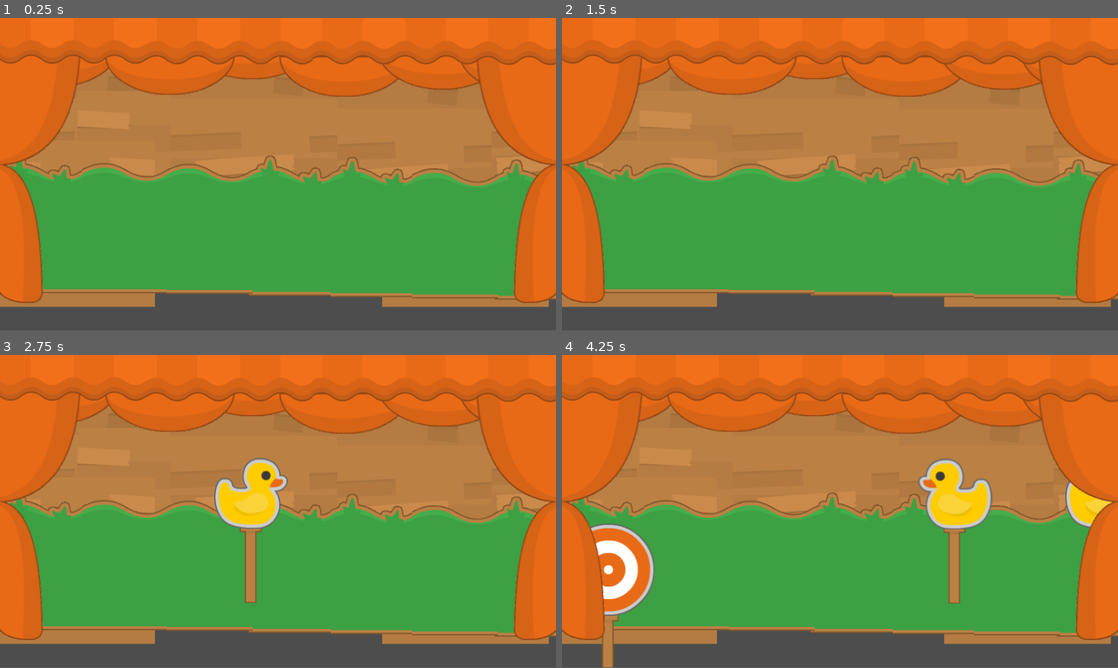
Above: before the commit, frames 1-4 (two rows, left to right).
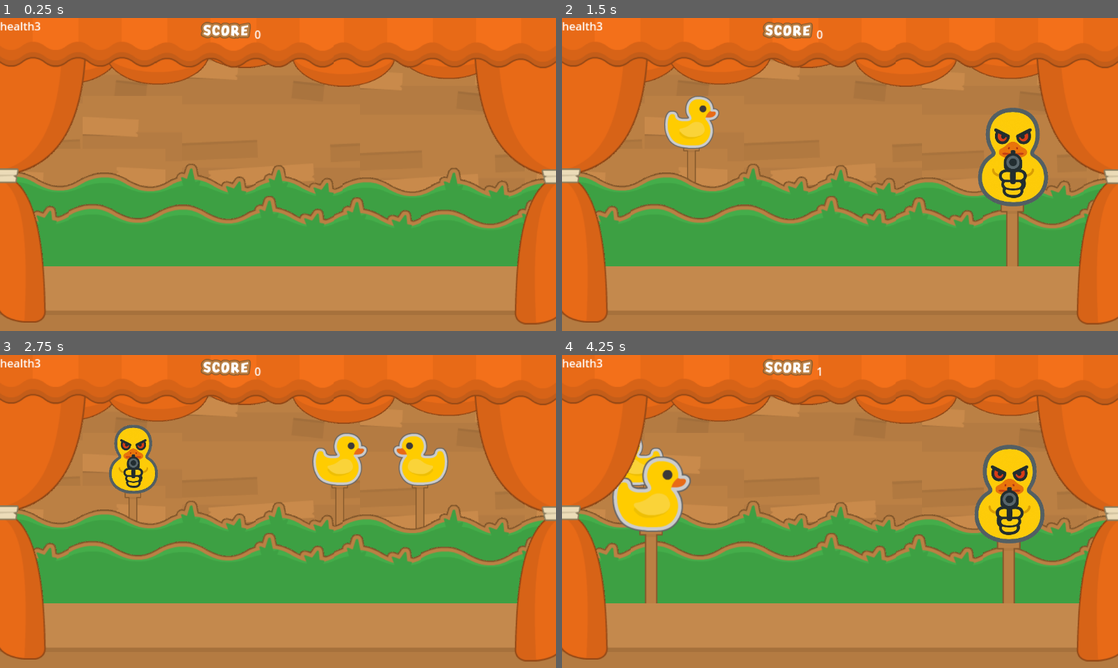
Above: after the commit, the same moments.

Repository: lordlolipop/DuckDuckHunt
Game: Godot game, scene res://Sences/Main_level/main_level.tscn
Two runs of this game, one before a commit and one after it. Both use one fixed random seed, a clock stepped at 60 frames per second and the inputs below. The project has no main scene, so this scene is started directly.
Inputs (mouse positions are in pixels of both pictures, inside the frame that each line leads up to):
- Up to frame 1 (0.25 s): no input
- Up to frame 2 (1.5 s): tap Enter at 0.5 s; move the mouse to (962, 158) at 0.52 s; click (962, 158) at 0.67 s; move the mouse to (878, 190) at 1.27 s; click (878, 190) at 1.42 s
- Up to frame 3 (2.75 s): move the mouse to (333, 442) at 2.02 s; click (333, 442) at 2.17 s
- Up to frame 4 (4.25 s): move the mouse to (812, 574) at 2.77 s; click (812, 574) at 2.92 s; move the mouse to (901, 455) at 3.52 s; click (901, 455) at 3.67 s
In our replay, the window is 800x449 before the commit and 800x450 after it. These sizes can differ from the game's own. Grey fills any space a smaller window leaves; there, only what the larger window draws over its background counts as a difference.

The runs differ from the first frame. In frame 1, 30% of the frame differs, in the area x 0-100%, y 1-100%; in frame 2, 35%; in frame 3, 36%; in frame 4, 40%.

Commit message:
v0.3
undercover ducks.

Diff:
--- a/Sences/Main_level/main_level.tscn
+++ b/Sences/Main_level/main_level.tscn
@@ -9,10 +9,14 @@
 [ext_resource type="Texture2D" uid="uid://vyk8u31cj8pw" path="res://Assets/PNG/Stall/curtain_top.png" id="5_xywcn"]
 [ext_resource type="Texture2D" uid="uid://b6lf7yox8lspp" path="res://Assets/PNG/Stall/curtain.png" id="6_eqeco"]
 [ext_resource type="Texture2D" uid="uid://deuwydtwbwmtb" path="res://Assets/PNG/Stall/curtain_straight.png" id="7_mb21o"]
+[ext_resource type="Texture2D" uid="uid://bqc6h6nmoa21b" path="res://Assets/Sample.png" id="10_mb21o"]
+[ext_resource type="Texture2D" uid="uid://c6pwu1h0sfpjb" path="res://Assets/PNG/Stall/curtain_rope.png" id="11_4yvw5"]
+[ext_resource type="Texture2D" uid="uid://5laem7y2uiv3" path="res://Assets/PNG/HUD/text_score_small.png" id="12_mcwy2"]
 
 [node name="Main_level" type="Node2D"]
 
 [node name="backround" type="CanvasGroup" parent="."]
+scale = Vector2(1.6, 1.6)
 
 [node name="BgWood" type="Sprite2D" parent="backround"]
 position = Vector2(135, 157)
@@ -35,7 +39,7 @@
 texture = ExtResource("4_s2w28")
 
 [node name="BgWood2" type="Sprite2D" parent="backround"]
-position = Vector2(852, 154)
+position = Vector2(862, 86)
 texture = ExtResource("4_s2w28")
 
 [node name="BgWood3" type="Sprite2D" parent="backround"]
@@ -46,7 +50,46 @@
 position = Vector2(390, 158)
 texture = ExtResource("4_s2w28")
 
+[node name="Target_Spawner2" parent="." instance=ExtResource("1_71bqw")]
+scale = Vector2(1.6, 1.6)
+y_pos = 150
+scalemultiplayer = Vector2(0.7, 0.7)
+
+[node name="GrassLain2" type="CanvasGroup" parent="."]
+position = Vector2(-224, -3)
+scale = Vector2(1.6, 1.6)
+
+[node name="Grass4" type="Sprite2D" parent="GrassLain2"]
+position = Vector2(448, 319)
+texture = ExtResource("2_eqeco")
+
+[node name="Grass5" type="Sprite2D" parent="GrassLain2"]
+position = Vector2(574, 321)
+texture = ExtResource("2_eqeco")
+
+[node name="Grass7" type="Sprite2D" parent="GrassLain2"]
+position = Vector2(826, 325)
+texture = ExtResource("2_eqeco")
+
+[node name="Grass1" type="Sprite2D" parent="GrassLain2"]
+position = Vector2(192, 323)
+texture = ExtResource("3_mb21o")
+
+[node name="Grass6" type="Sprite2D" parent="GrassLain2"]
+position = Vector2(699, 331)
+texture = ExtResource("3_mb21o")
+
+[node name="Grass8" type="Sprite2D" parent="GrassLain2"]
+position = Vector2(956.875, 332.5)
+texture = ExtResource("3_mb21o")
+
+[node name="Grass3" type="Sprite2D" parent="GrassLain2"]
+position = Vector2(322, 324)
+texture = ExtResource("3_mb21o")
+
 [node name="GrassLain" type="CanvasGroup" parent="."]
+position = Vector2(-44, 71)
+scale = Vector2(1.6, 1.6)
 
 [node name="Grass2" type="Sprite2D" parent="GrassLain"]
 position = Vector2(63, 315)
@@ -77,6 +120,101 @@
 texture = ExtResource("3_mb21o")
 
 [node name="Target_Spawner" parent="." instance=ExtResource("1_71bqw")]
+scale = Vector2(1.6, 1.6)
+
+[node name="Curtains" type="CanvasGroup" parent="."]
+scale = Vector2(1.6, 1.6)
+
+[node name="ColorRect3" type="ColorRect" parent="Curtains"]
+offset_left = -15.0
+offset_top = 391.0
+offset_right = 25.0
+offset_bottom = 431.0
+scale = Vector2(21.658, 1.59003)
+color = Color(0.65098, 0.443137, 0.235294, 1)
+
+[node name="ColorRect" type="ColorRect" parent="Curtains"]
+offset_left = -12.0
+offset_top = 427.0
+offset_right = 28.0
+offset_bottom = 467.0
+scale = Vector2(21.658, 1.59003)
+color = Color(0.705882, 0.482353, 0.258824, 1)
+
+[node name="ColorRect2" type="ColorRect" parent="Curtains"]
+offset_left = -7.0
+offset_top = 357.0
+offset_right = 33.0
+offset_bottom = 397.0
+scale = Vector2(21.658, 1.59003)
+color = Color(0.768627, 0.537255, 0.301961, 1)
+
+[node name="CurtainTop" type="Sprite2D" parent="Curtains"]
+position = Vector2(96.25, 71.25)
+scale = Vector2(0.75, 0.75)
+texture = ExtResource("5_xywcn")
+
+[node name="CurtainTop2" type="Sprite2D" parent="Curtains"]
+position = Vector2(352.75, 48)
+scale = Vector2(0.75, 0.75)
+texture = ExtResource("5_xywcn")
+
+[node name="CurtainTop3" type="Sprite2D" parent="Curtains"]
+position = Vector2(494.75, 75)
+scale = Vector2(0.75, 0.75)
+texture = ExtResource("5_xywcn")
+
+[node name="CurtainTop4" type="Sprite2D" parent="Curtains"]
+position = Vector2(645.75, 64)
+scale = Vector2(0.75, 0.75)
+texture = ExtResource("5_xywcn")
+
+[node name="CurtainTop5" type="Sprite2D" parent="Curtains"]
+position = Vector2(770.75, 69)
+scale = Vector2(0.75, 0.75)
+texture = ExtResource("5_xywcn")
+
+[node name="CurtainTop6" type="Sprite2D" parent="Curtains"]
+position = Vector2(226.75, 72)
+scale = Vector2(0.75, 0.75)
+texture = ExtResource("5_xywcn")
+
+[node name="Curtain" type="Sprite2D" parent="Curtains"]
+position = Vector2(59, 225)
+texture = ExtResource("6_eqeco")
+
+[node name="Curtain2" type="Sprite2D" parent="Curtains"]
+position = Vector2(747.5, 227.5)
+texture = ExtResource("6_eqeco")
+flip_h = true
+
+[node name="CurtainStraight" type="Sprite2D" parent="Curtains"]
+position = Vector2(96, 31)
+texture = ExtResource("7_mb21o")
+
+[node name="CurtainStraight4" type="Sprite2D" parent="Curtains"]
+position = Vector2(861, 33)
+texture = ExtResource("7_mb21o")
+
+[node name="CurtainStraight2" type="Sprite2D" parent="Curtains"]
+position = Vector2(606, 32)
+texture = ExtResource("7_mb21o")
+
+[node name="CurtainStraight3" type="Sprite2D" parent="Curtains"]
+position = Vector2(352, 32)
+texture = ExtResource("7_mb21o")
+
+[node name="Sample" type="Sprite2D" parent="Curtains"]
+position = Vector2(1990, 321)
+texture = ExtResource("10_mb21o")
+
+[node name="CurtainRope" type="Sprite2D" parent="Curtains"]
+position = Vector2(7, 227)
+texture = ExtResource("11_4yvw5")
+
+[node name="CurtainRope2" type="Sprite2D" parent="Curtains"]
+position = Vector2(799.375, 228.125)
+texture = ExtResource("11_4yvw5")
 
 [node name="Score" type="Label" parent="."]
 anchors_preset = 8
@@ -84,66 +222,21 @@
 anchor_top = 0.5
 anchor_right = 0.5
 anchor_bottom = 0.5
-offset_left = 517.0
-offset_top = 3.0
-offset_right = 695.0
-offset_bottom = 53.0
+offset_left = 586.0
+offset_top = 19.0
+offset_right = 764.0
+offset_bottom = 69.0
 grow_horizontal = 2
 grow_vertical = 2
+scale = Vector2(1.6, 1.6)
 script = ExtResource("2_71bqw")
 
 [node name="helth" type="Label" parent="."]
 offset_right = 40.0
 offset_bottom = 23.0
+scale = Vector2(1.6, 1.6)
 script = ExtResource("3_5q0sq")
 
-[node name="Curtains" type="CanvasGroup" parent="."]
-
-[node name="CurtainTop" type="Sprite2D" parent="Curtains"]
-position = Vector2(83, 75)
-texture = ExtResource("5_xywcn")
-
-[node name="CurtainTop2" type="Sprite2D" parent="Curtains"]
-position = Vector2(387, 63)
-texture = ExtResource("5_xywcn")
-
-[node name="CurtainTop3" type="Sprite2D" parent="Curtains"]
-position = Vector2(529, 90)
-texture = ExtResource("5_xywcn")
-
-[node name="CurtainTop4" type="Sprite2D" parent="Curtains"]
-position = Vector2(680, 79)
-texture = ExtResource("5_xywcn")
-
-[node name="CurtainTop5" type="Sprite2D" parent="Curtains"]
-position = Vector2(805, 84)
-texture = ExtResource("5_xywcn")
-
-[node name="CurtainTop6" type="Sprite2D" parent="Curtains"]
-position = Vector2(261, 87)
-texture = ExtResource("5_xywcn")
-
-[node name="Curtain" type="Sprite2D" parent="Curtains"]
-position = Vector2(59, 225)
-texture = ExtResource("6_eqeco")
-
-[node name="Curtain2" type="Sprite2D" parent="Curtains"]
-position = Vector2(796, 225)
-texture = ExtResource("6_eqeco")
-flip_h = true
-
-[node name="CurtainStraight" type="Sprite2D" parent="Curtains"]
-position = Vector2(96, 31)
-texture = ExtResource("7_mb21o")
-
-[node name="CurtainStraight4" type="Sprite2D" parent="Curtains"]
-position = Vector2(861, 33)
-texture = ExtResource("7_mb21o")
-
-[node name="CurtainStraight2" type="Sprite2D" parent="Curtains"]
-position = Vector2(606, 32)
-texture = ExtResource("7_mb21o")
-
-[node name="CurtainStraight3" type="Sprite2D" parent="Curtains"]
-position = Vector2(352, 32)
-texture = ExtResource("7_mb21o")
+[node name="TextScoreSmall" type="Sprite2D" parent="."]
+position = Vector2(520, 29)
+texture = ExtResource("12_mcwy2")
--- a/Sences/Main_level/score.gd
+++ b/Sences/Main_level/score.gd
@@ -2,4 +2,4 @@
 
 func _process(delta: float) -> void:
 	var _score = str(Global.score)
-	self.text = str("Score" + _score)
+	self.text = str(_score)
--- a/Sences/Targets/targets.gd
+++ b/Sences/Targets/targets.gd
@@ -1,14 +1,15 @@
 extends Area2D
 
 
-@export_enum ("target", "duck", "bad_duck") var target_type: int
+@export_enum ("target", "duck", "bad_duck", "under_cover_bad_duck") var target_type: int
 
 @export var minimum_speed: int = 100
 @export var maximum_speed: int = 500
 @onready var sprite_2d: Sprite2D = $Sprite2D
+@onready var BadDuckTimer: Timer = $BadDuckTimer
 
 
-var sptites: = [preload("res://Assets/PNG/Objects/target_red3_outline.png"),
+var sprites: = [preload("res://Assets/PNG/Objects/target_red3_outline.png"),
 preload("res://Assets/PNG/Objects/duck_outline_yellow.png"),
 preload("res://Assets/PNG/Objects/bad_duck.png")
 ]
@@ -21,25 +22,34 @@
 
 
 func _ready() -> void:
-	target_type = randi_range(0,2)
+	target_type = randi_range(0,3)
+	starting_pos = position
 	match target_type:
 		0:
 			score_value = 1
-			$Sprite2D.texture = sptites[0]
+			$Sprite2D.texture = sprites[0]
 		1:
 			score_value = 0
-			$Sprite2D.texture = sptites[1]
+			$Sprite2D.texture = sprites[1]
 			var stike = get_node("StickWoodFixedOutline")
 			stike.position.y += -20
 		2:
-			$Sprite2D.texture = sptites[2]
+			$Sprite2D.texture = sprites[2]
 			$Sprite2D.scale = Vector2(0.31, 0.31)
-			score_value = 5
+			score_value = 1
+		3:
+			$Sprite2D.texture = sprites[1]
+			BadDuckTimer.one_shot = true
+			BadDuckTimer.wait_time = randf_range(0.7, 4)
+			BadDuckTimer.start()
+			var stike = get_node("StickWoodFixedOutline")
+			stike.position.y += -20
+
 
 
 
 func _process(delta: float) -> void:
-	movment_handel(delta)
+	movement_handle(delta)
 	if position.x > get_viewport_rect().size.x + 100 or position.x < -50:
 		print ("out of view")
 		queue_free()
@@ -61,9 +71,24 @@
 
 
 
-func movment_handel(delta):
-	if starting_pos.x < get_viewport_rect().size.x / 2:
-		position.x += speed * delta
+func movement_handle(delta):
+	if target_type == 3:
+		if BadDuckTimer.time_left > 0:
+			if starting_pos.x <= get_viewport_rect().size.x / 2:
+				position.x += speed * delta
+			else:
+				position.x -= speed * delta
+		# else: do nothing, duck stops
 	else:
-		position.x += speed * delta * -1
-	print(starting_pos)
+		if starting_pos.x <= 640:
+			position.x += speed * delta
+		else:
+			position.x -= speed * delta
+
+
+
+
+
+func _on_bad_duck_timer_timeout() -> void:
+	sprite_2d.texture = sprites[2]
+	sprite_2d.scale = Vector2(0.31, 0.31)
--- a/Sences/Targets/targets.tscn
+++ b/Sences/Targets/targets.tscn
@@ -21,3 +21,7 @@
 
 [node name="CollisionShape2D" type="CollisionShape2D" parent="."]
 shape = SubResource("CircleShape2D_a525t")
+
+[node name="BadDuckTimer" type="Timer" parent="."]
+
+[connection signal="timeout" from="BadDuckTimer" to="." method="_on_bad_duck_timer_timeout"]
--- a/Sences/target_spawner.gd
+++ b/Sences/target_spawner.gd
@@ -3,26 +3,28 @@
 @onready var timer: Timer = $Timer
 
 @export var targets = preload("res://Sences/Targets/targets.tscn")
-
-
+@export var y_pos : int = 200
+@export var scalemultiplayer := Vector2(1, 1)
 
 
 
 func spawn_targets():
-	timer.wait_time = randf_range(0.4, 1)
+	timer.wait_time = randf_range(0.4, 3)
 
 	var target_instance = targets.instantiate()
 	add_child(target_instance)
 
+	print(target_instance.target_type)
+
 	var target_position = Vector2()
-	target_position.y = randi_range(150, 330)
+	target_position.y = y_pos
 	target_position.x = randi_range(0, get_viewport_rect().size.x)
 
 	target_instance.position = target_position
 	target_instance.starting_pos = target_position
 	if target_instance.position.x > get_viewport_rect().size.x / 2:
 		target_instance.sprite_2d.flip_h = true
-
+	target_instance.scale = scalemultiplayer
 
 func _on_timer_timeout() -> void:
 	spawn_targets()
--- a/project.godot
+++ b/project.godot
@@ -20,9 +20,10 @@
 
 [display]
 
-window/size/viewport_width=854
-window/size/viewport_height=480
+window/size/viewport_width=1280
+window/size/viewport_height=720
 window/stretch/aspect="expand"
+mouse_cursor/custom_image="uid://btlkua47yb4pw"
 
 [rendering]
 
Not shown: 1 places in Sences/Main_level/main_level.tscn that only renumber resources
